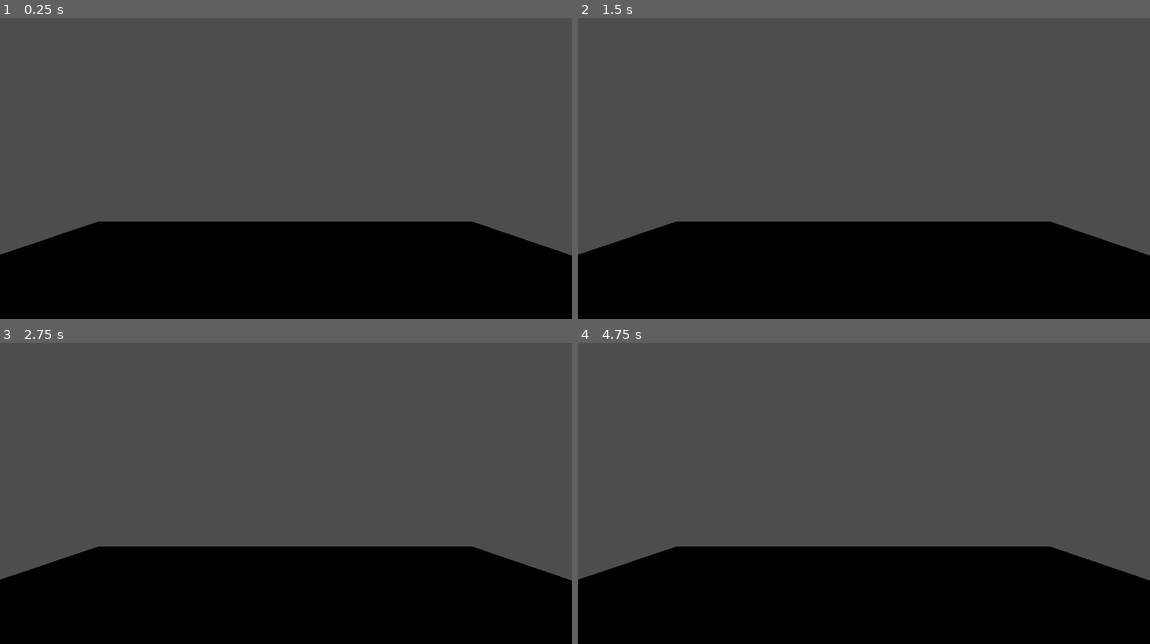
Above: before the commit, frames 1-4 (two rows, left to right).
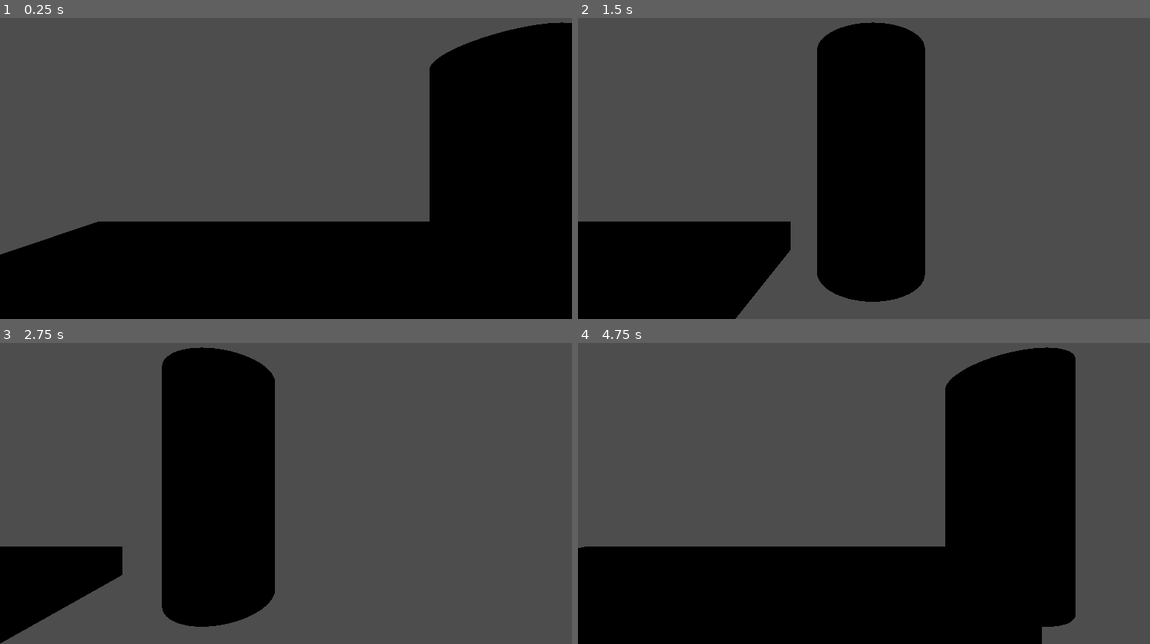
Above: after the commit, the same moments.

Repository: AKtomik/food-truc
Game: Godot game, scene res://scenes/main.tscn
Two runs of this game, one before a commit and one after it. Both use one fixed random seed, a clock stepped at 60 frames per second and the inputs below.
Inputs:
- Up to frame 1 (0.25 s): no input
- Up to frame 2 (1.5 s): tap Enter at 0.5 s; tap Space (sidestep, bound only after the commit) at 0.6, 1.35 s
- Up to frame 3 (2.75 s): tap Space (sidestep, bound only after the commit) at 2.1 s
- Up to frame 4 (4.75 s): tap Space (sidestep, bound only after the commit) at 2.85, 3.6, 4.35 s

The runs differ from the first frame. In frame 1, 16% of the frame differs, in the area x 75-100%, y 1-79%; in frame 2, 29%; in frame 3, 36%, in the area x 0-100%, y 1-100%; in frame 4, 19%.

Commit message:
added sidestep where when pressiing space camera go from a to b

Diff:
--- a/project.godot
+++ b/project.godot
@@ -15,6 +15,14 @@
 config/features=PackedStringArray("4.6", "GL Compatibility")
 config/icon="res://icon.svg"
 
+[input]
+
+sidestep={
+"deadzone": 0.2,
+"events": [Object(InputEventKey,"resource_local_to_scene":false,"resource_name":"","device":0,"window_id":0,"alt_pressed":false,"shift_pressed":false,"ctrl_pressed":false,"meta_pressed":false,"pressed":false,"keycode":0,"physical_keycode":32,"key_label":0,"unicode":0,"location":0,"echo":false,"script":null)
+]
+}
+
 [physics]
 
 3d/physics_engine="Jolt Physics"
--- /dev/null
+++ b/scenes/camera_3d.gd
@@ -0,0 +1,35 @@
+extends Camera3D
+
+@export var impulse_duration: float = 0.5
+@export var speed: float = 5
+@export var point_a: Node3D
+@export var point_b: Node3D
+
+var _velocity: Vector3 = Vector3.ZERO
+var _timer: float = 0.0
+var _hasmoved: bool = false
+
+# Called when the node enters the scene tree for the first time.
+func _ready() -> void:
+	 # Replace with function body.
+	pass
+
+# Called every frame. 'delta' is the elapsed time since the previous frame.
+func _process(delta: float) -> void:
+	if Input.is_action_just_pressed("sidestep") and _timer <= 0.0 :  # Barre espace par défaut
+		_move()
+
+	if _timer > 0.0:
+		_timer -= delta
+		global_position += _velocity * delta
+
+func _move() -> void:
+	var direction: Vector3
+
+	if (_hasmoved):
+		direction = (point_a.position - point_b.position).normalized()
+	else :
+		direction = (point_b.position - point_a.position).normalized()
+	_velocity = direction * speed
+	_timer = impulse_duration
+	_hasmoved = !_hasmoved
--- a/scenes/main.tscn
+++ b/scenes/main.tscn
@@ -1,8 +1,11 @@
 [gd_scene format=3 uid="uid://ja056cep4hms"]
 
 [ext_resource type="Script" uid="uid://bgl0mslrqxo1g" path="res://scripts/main.gd" id="1_o5qli"]
+[ext_resource type="Script" uid="uid://bqqrghgncs33e" path="res://scenes/camera_3d.gd" id="2_0wfyh"]
 
 [sub_resource type="BoxMesh" id="BoxMesh_o5qli"]
+
+[sub_resource type="CylinderMesh" id="CylinderMesh_0wfyh"]
 
 [node name="Main" type="Node3D" unique_id=1955109357]
 script = ExtResource("1_o5qli")
@@ -10,11 +13,24 @@
 [node name="Player" type="Node3D" parent="." unique_id=960234431]
 transform = Transform3D(1, 0, 0, 0, 1, 0, 0, 0, 1, 0, 0.3458111, 0)
 
-[node name="Camera3D" type="Camera3D" parent="Player" unique_id=2100522607]
+[node name="Camera3D" type="Camera3D" parent="Player" unique_id=2100522607 node_paths=PackedStringArray("point_a", "point_b")]
 transform = Transform3D(1, 0, 0, 0, 1, 0, 0, 0, 1, 0, 0.26580408, 0)
+script = ExtResource("2_0wfyh")
+point_a = NodePath("../A")
+point_b = NodePath("../B")
+
+[node name="A" type="Node3D" parent="Player" unique_id=76820650]
+transform = Transform3D(1, 0, 0, 0, 1, 0, 0, 0, 1, 0, 0.266, 0)
+
+[node name="B" type="Node3D" parent="Player" unique_id=1655475674]
+transform = Transform3D(1, 0, 0, 0, 1, 0, 0, 0, 1, 1.4644845, 0.266, 0)
 
 [node name="Environement" type="Node3D" parent="." unique_id=159067661]
 
 [node name="MeshInstance3D" type="MeshInstance3D" parent="Environement" unique_id=1081709396]
 transform = Transform3D(2.7598846, 0, 0, 0, 0.21056819, 0, 0, 0, 0.7150619, -0.005827859, 0.038723588, -1.1901507)
 mesh = SubResource("BoxMesh_o5qli")
+
+[node name="MeshInstance3D2" type="MeshInstance3D" parent="Environement/MeshInstance3D" unique_id=1676300022]
+transform = Transform3D(0.36233398, 0, 0, 0, 4.7490554, 0, 0, 0, 1.3984803, 0.71923727, 2.5824358, -1.1359795)
+mesh = SubResource("CylinderMesh_0wfyh")
Not shown, added: scenes/camera_3d.gd.uid
